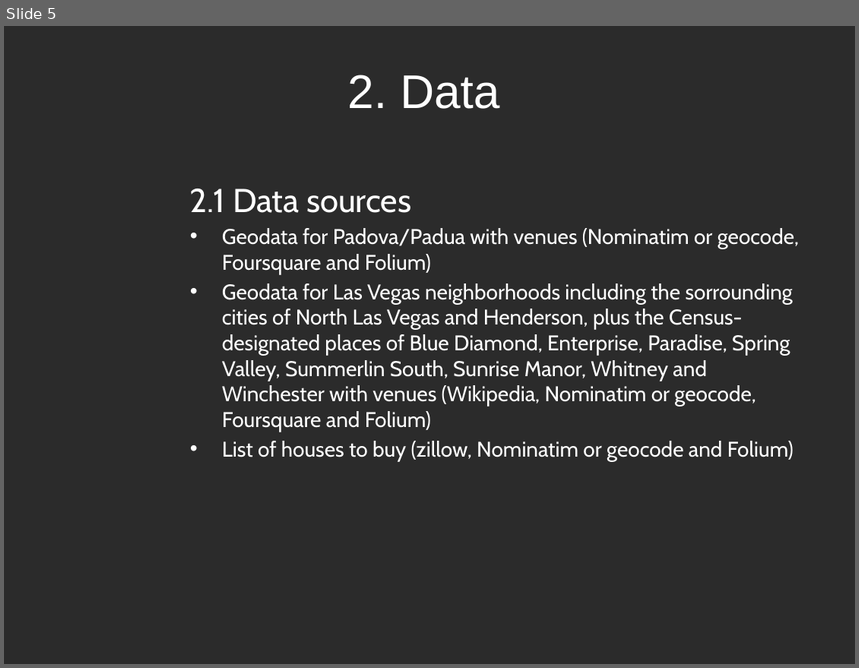
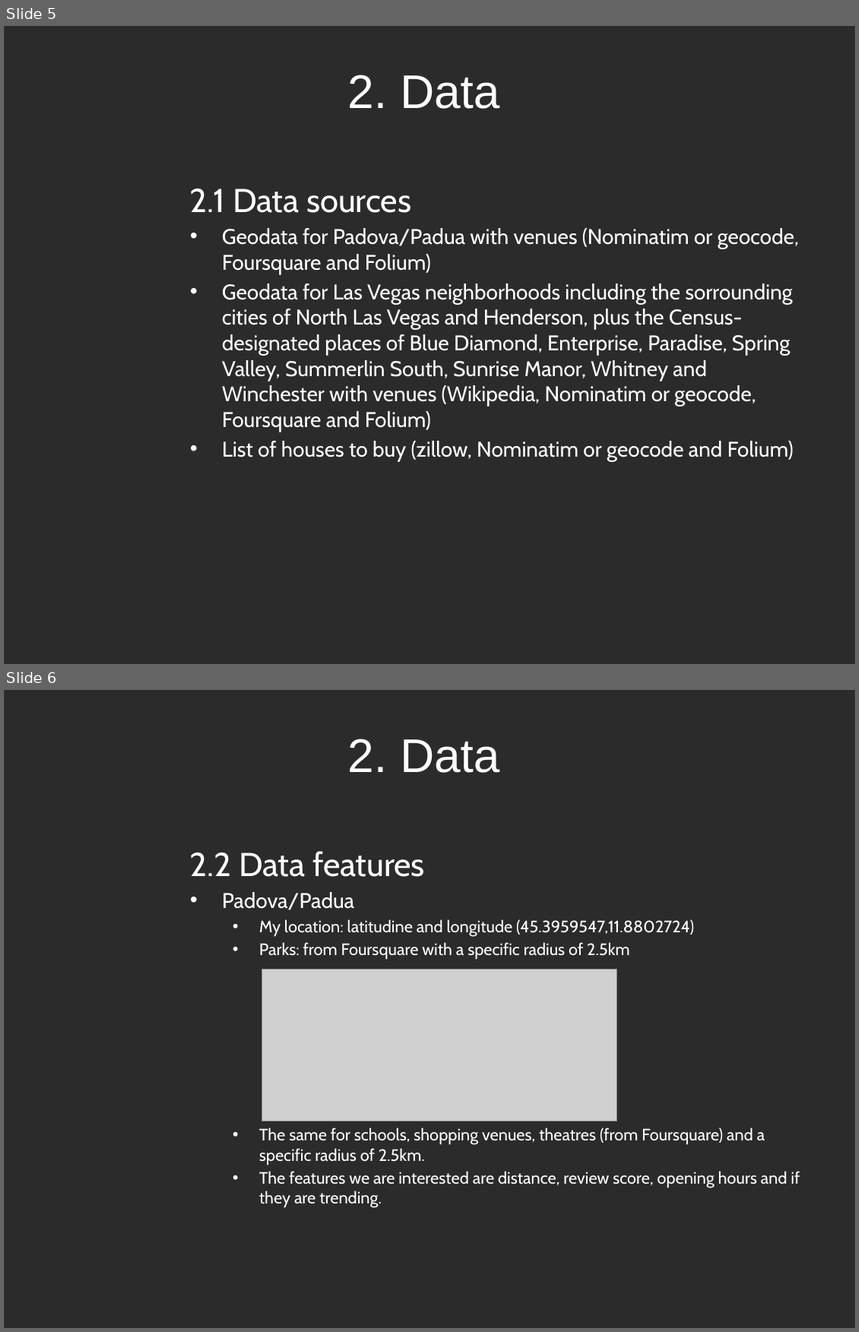
Before and after one commit to smagarotto/Coursera_Capstone, a slide deck: MovingToTheCity_Rev0.pptx. Shown one above the other, each under a label of ours: slide 5 before the commit, slides 5 and 6 after it. The pictures are 859x668 and 859x1332 pixels, drawn with LibreOffice and Linux fonts; fonts in the diff are those of the drawing; grey boxes stand for pictures; background and template pictures are left out; a plain dark background stands for a picture behind light text. Boxes give left, top, right and bottom in pixels: in the first picture for what was removed or moved away, otherwise in the second. Text is boxed around its words. In the diff, an @@ line names an element or a change of style, - is before the commit and + after.

```diff
--- a/MovingToTheCity_Rev0.pptx
+++ b/MovingToTheCity_Rev0.pptx
@@ slide 6 added at (x1=4, y1=690, x2=855, y2=1328), background picture (left out) @@
@@ title added at (x1=348, y1=739, x2=500, y2=773), 40 pt, text #FFFFFF @@
+2. Data
@@ text added at (x1=190, y1=851, x2=800, y2=1208), 14 pt, text #FFFFFF @@
+2.2 Data features
+• Padova/Padua
+  • My location: latitudine and longitude (45.3959547,11.8802724)
+  • Parks: from Foursquare with a specific radius of 2.5km
+  • The same for schools, shopping venues, theatres (from Foursquare) and a specific radius of 2.5km.
+  • The features we are interested are distance, review score, opening hours and if they are trending.
@@ picture added at (x1=262, y1=969, x2=617, y2=1122) @@
```
Also in this commit, not shown: 1 other slide added, 1 other file.
